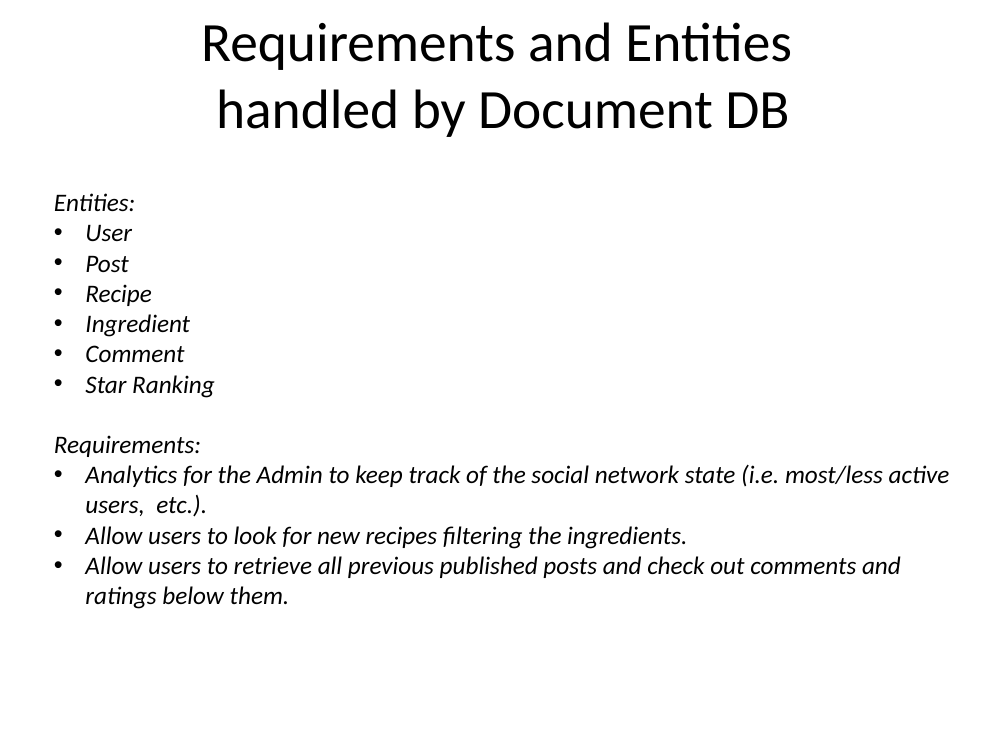
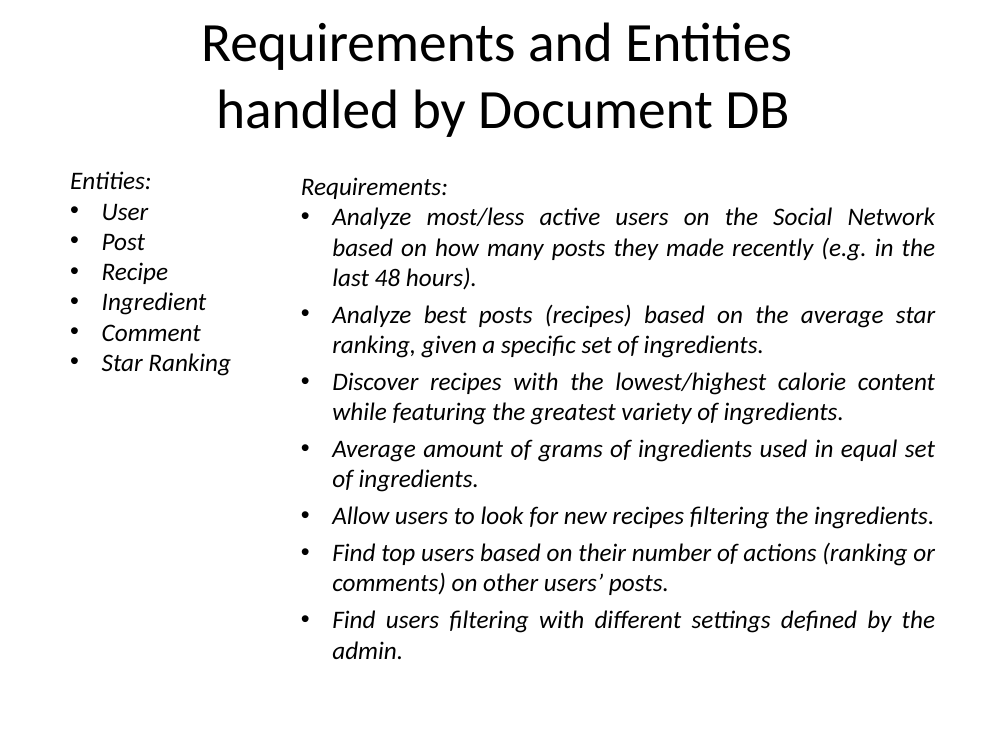
Before and after one commit to GiuseppeSoriano/WeFood, a slide deck: slide 6 of Idea/PowerPoint/WeFood - Idea.pptx. Drawn at 1008x756 pixels with LibreOffice and Linux fonts; fonts in the diff are those of the drawing; background and template pictures are left out. Boxes give left, top, right and bottom in pixels: in the first picture for what was removed or moved away, otherwise in the second. Text is boxed around its words. In the diff, an @@ line names an element or a change of style, - is before the commit and + after.

Commit message:
20231204

```diff
--- a/Idea/PowerPoint/WeFood - Idea.pptx
+++ b/Idea/PowerPoint/WeFood - Idea.pptx
@@ text "Entities:": place and size @@
-text "Entities:" at [54,193,950,609]
+text "Entities:" at [70,171,231,376]
@@ text added at [301,177,936,659], 18 pt, text #000000, italic @@
+Requirements:
+• Analyze most/less active users on the Social Network based on how many posts they made recently (e.g. in the last 48 hours).
+• Analyze best posts (recipes) based on the average star ranking, given a specific set of ingredients.
+• Discover recipes with the lowest/highest calorie content while featuring the greatest variety of ingredients.
+• Average amount of grams of ingredients used in equal set of ingredients.
+• Allow users to look for new recipes filtering the ingredients.
+• Find top users based on their number of actions (ranking or comments) on other users’ posts.
+• Find users filtering with different settings defined by the admin.
@@ text at [54,435,950,609]: paragraphs removed @@
-Requirements:
-• Analytics for the Admin to keep track of the social network state (i.e. most/less active users, etc.).
-• Allow users to look for new recipes filtering the ingredients.
-• Allow users to retrieve all previous published posts and check out comments and ratings below them.
```
Also in this commit, not shown: 2 other slides changed.
